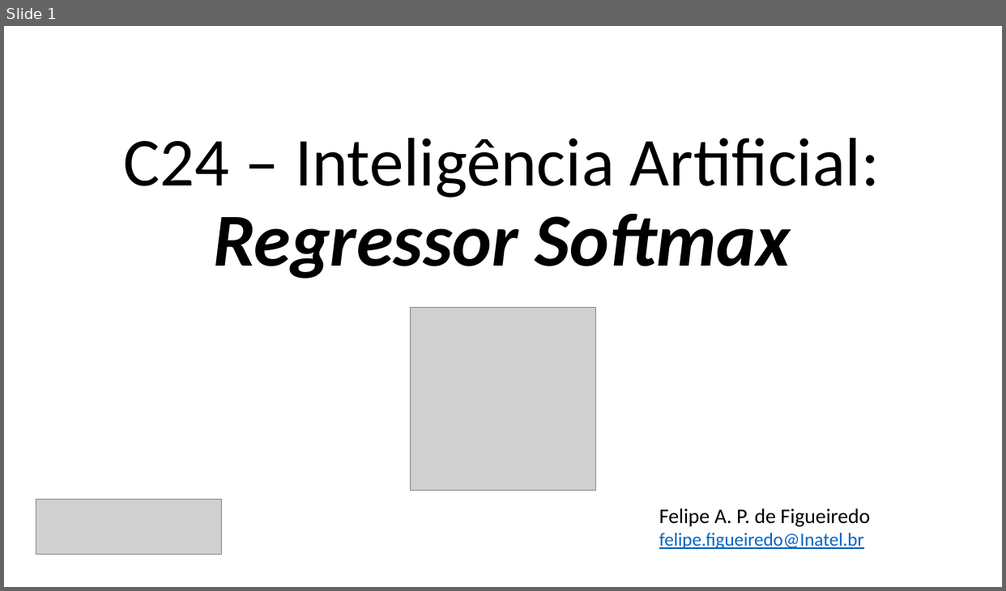
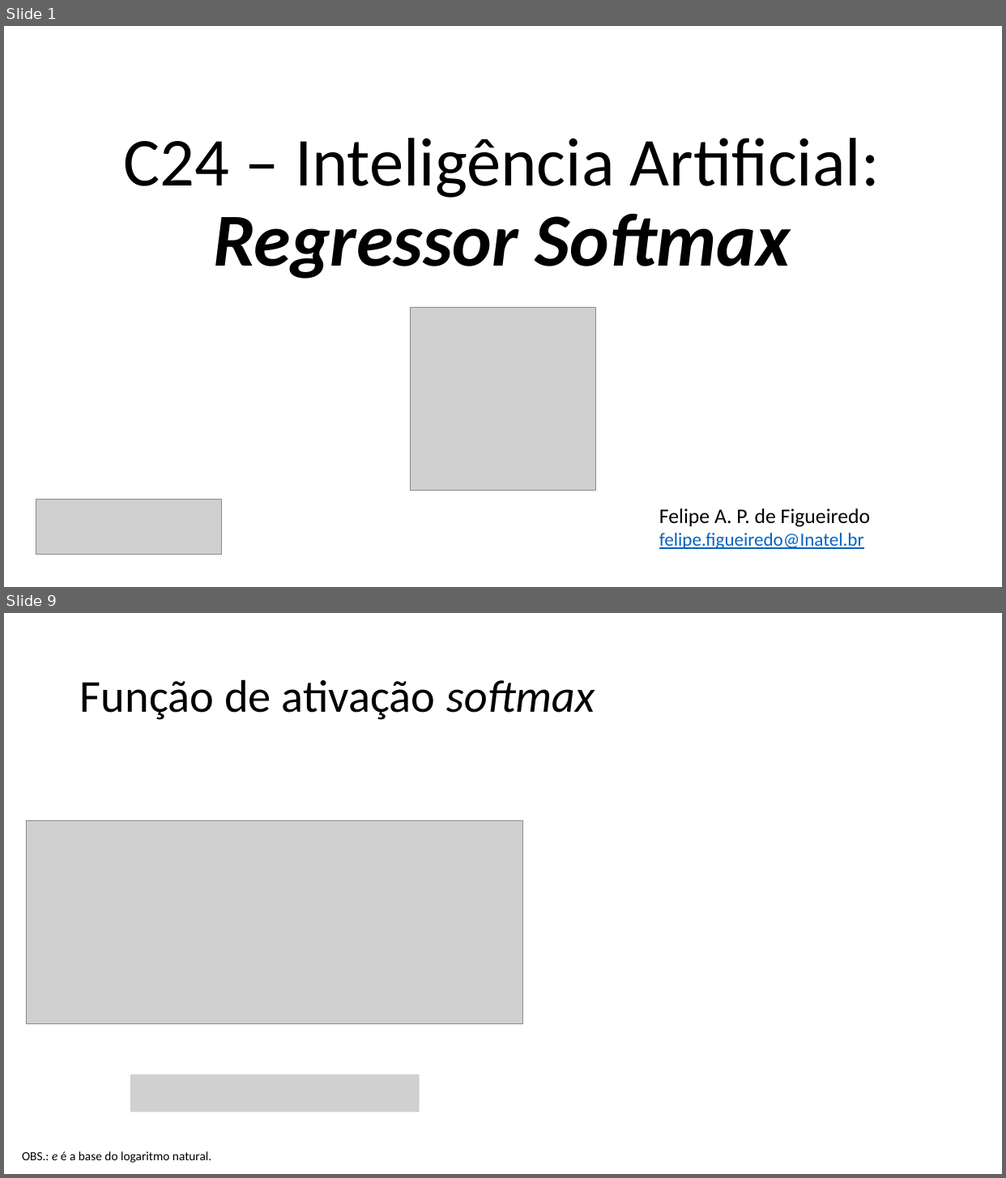
Before and after one commit to zz4fap/c24_inteligencia_artificial, a slide deck: slides/C24_Regressor_Softmax.pptx. Shown one above the other, each under a label of ours: slide 1 before the commit, slides 1 and 9 after it; the slides between them are not shown. The pictures are 1006x591 and 1006x1178 pixels, drawn with LibreOffice and Linux fonts; fonts in the diff are those of the drawing; grey boxes stand for pictures. Boxes give left, top, right and bottom in pixels: in the first picture for what was removed or moved away, otherwise in the second. Text is boxed around its words. In the diff, an @@ line names an element or a change of style, - is before the commit and + after.

```diff
--- a/slides/C24_Regressor_Softmax.pptx
+++ b/slides/C24_Regressor_Softmax.pptx
@@ slide 9 added at box(4, 613, 1002, 1174), background #FFFFFF @@
@@ title added at box(80, 679, 595, 720), 44 pt, text #000000 @@
+Função de ativação softmax
@@ picture added at box(27, 820, 522, 1024) @@
@@ picture added at box(130, 1075, 420, 1112) @@
@@ text added at box(22, 1152, 211, 1163), 12 pt, text #000000 @@
+OBS.: e é a base do logaritmo natural.
```
Also in this commit, not shown: 24 other slides added, 2 slides removed.
